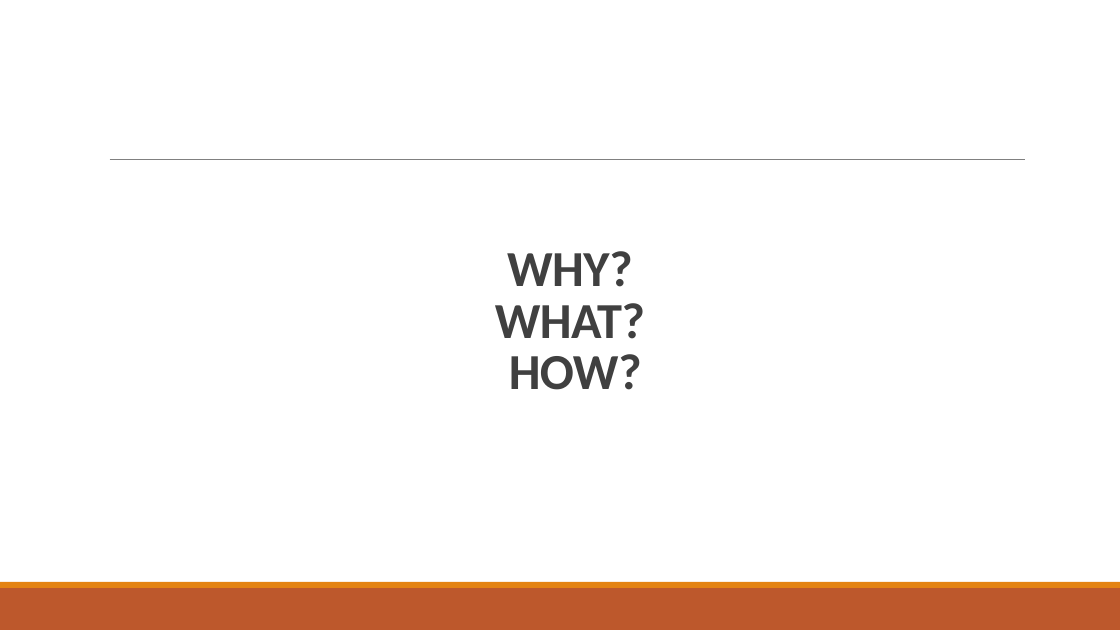
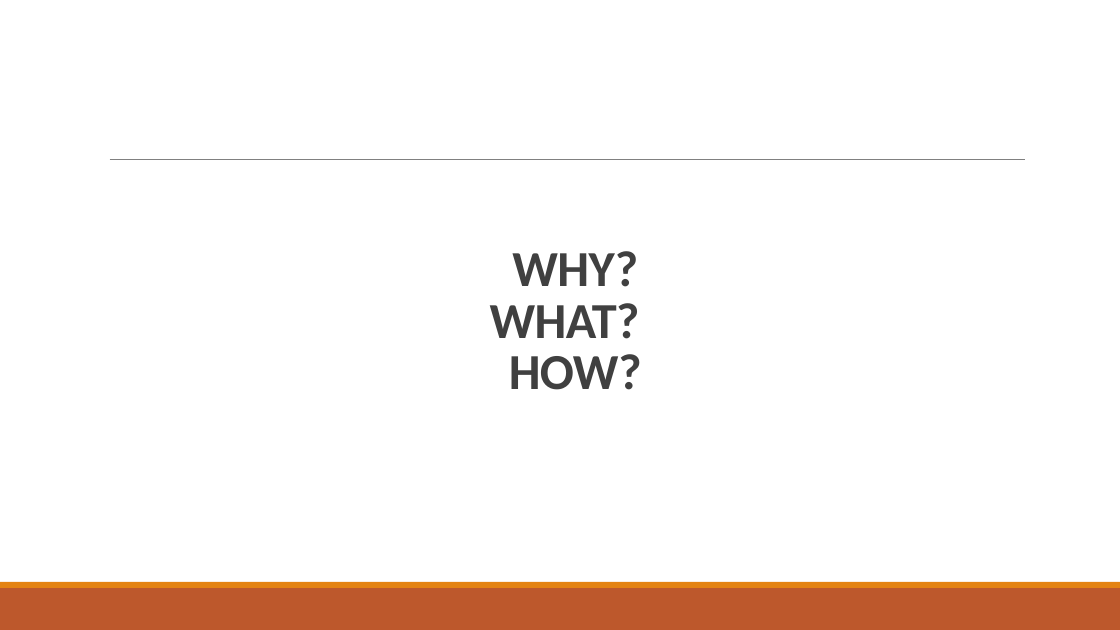
Before and after one commit to shlok57/VehicleRoutingProblem, a slide deck: slide 2 of Vehicle Routing Problem.pptx. Drawn at 1120x630 pixels with LibreOffice and Linux fonts; fonts in the diff are those of the drawing. Boxes give left, top, right and bottom in pixels: in the first picture for what was removed or moved away, otherwise in the second. Text is boxed around its words. In the diff, an @@ line names an element or a change of style, - is before the commit and + after.

```diff
--- a/Vehicle Routing Problem.pptx
+++ b/Vehicle Routing Problem.pptx
@@ title "WHY? WHAT? HOW?": place and size @@
-title "WHY? WHAT? HOW?" at <box>495,251,645,390</box>
+title "WHY? WHAT? HOW?" at <box>490,251,642,390</box>
```
Also in this commit, not shown: 3 other slides changed, 6 slides added, 2 slides removed, 1 other file.
